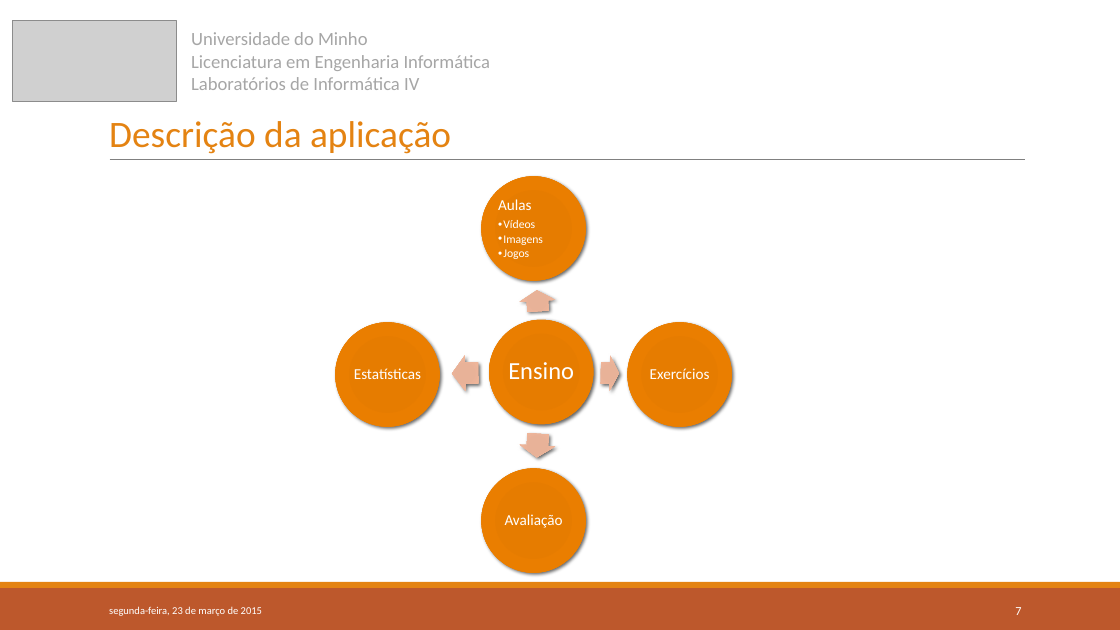
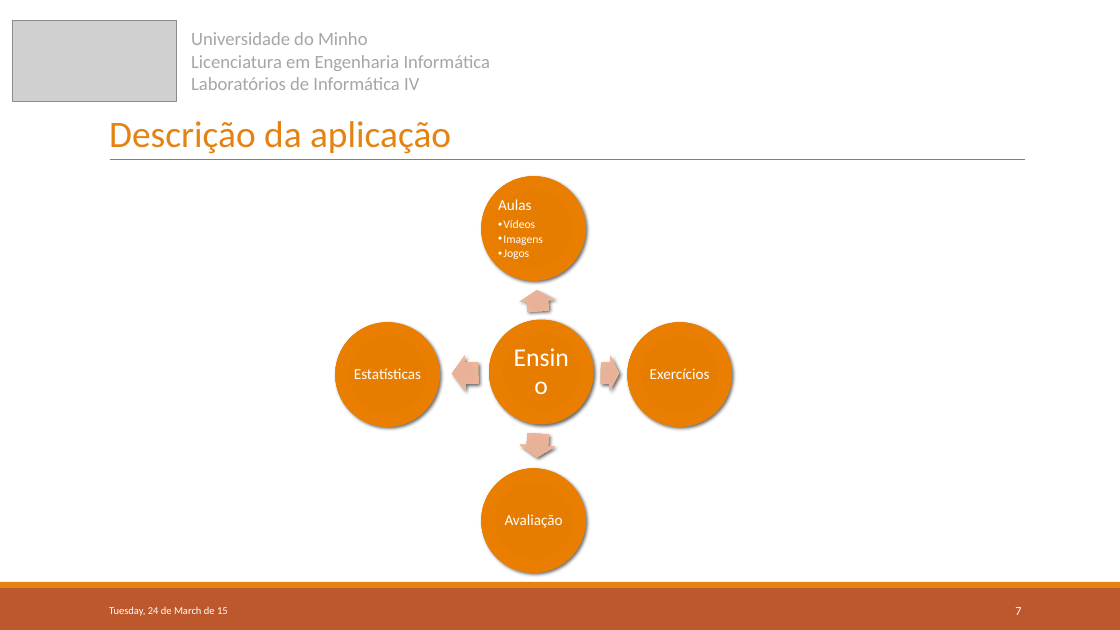
Before and after one commit to 7patricia/Aprende-com-os-Minions, a slide deck: slide 7 of 1ªFase/LI4-Grupo6-Fase1.pptx. Drawn at 1120x630 pixels with LibreOffice and Linux fonts; fonts in the diff are those of the drawing; grey boxes stand for pictures. Boxes give left, top, right and bottom in pixels: in the first picture for what was removed or moved away, otherwise in the second. Text is boxed around its words. In the diff, an @@ line names an element or a change of style, - is before the commit and + after.

Commit message:
Updated apresentação

```diff
--- a/1ªFase/LI4-Grupo6-Fase1.pptx
+++ b/1ªFase/LI4-Grupo6-Fase1.pptx
@@ text "Ensino" at bbox=[504, 335, 578, 409]: size 21 to 22 pt @@
@@ text at bbox=[109, 606, 228, 616]: text changed @@
-segunda-feira, 23 de março de 2015
+Tuesday, 24 de March de 15
```
Also in this commit, not shown: 7 other slides changed.
